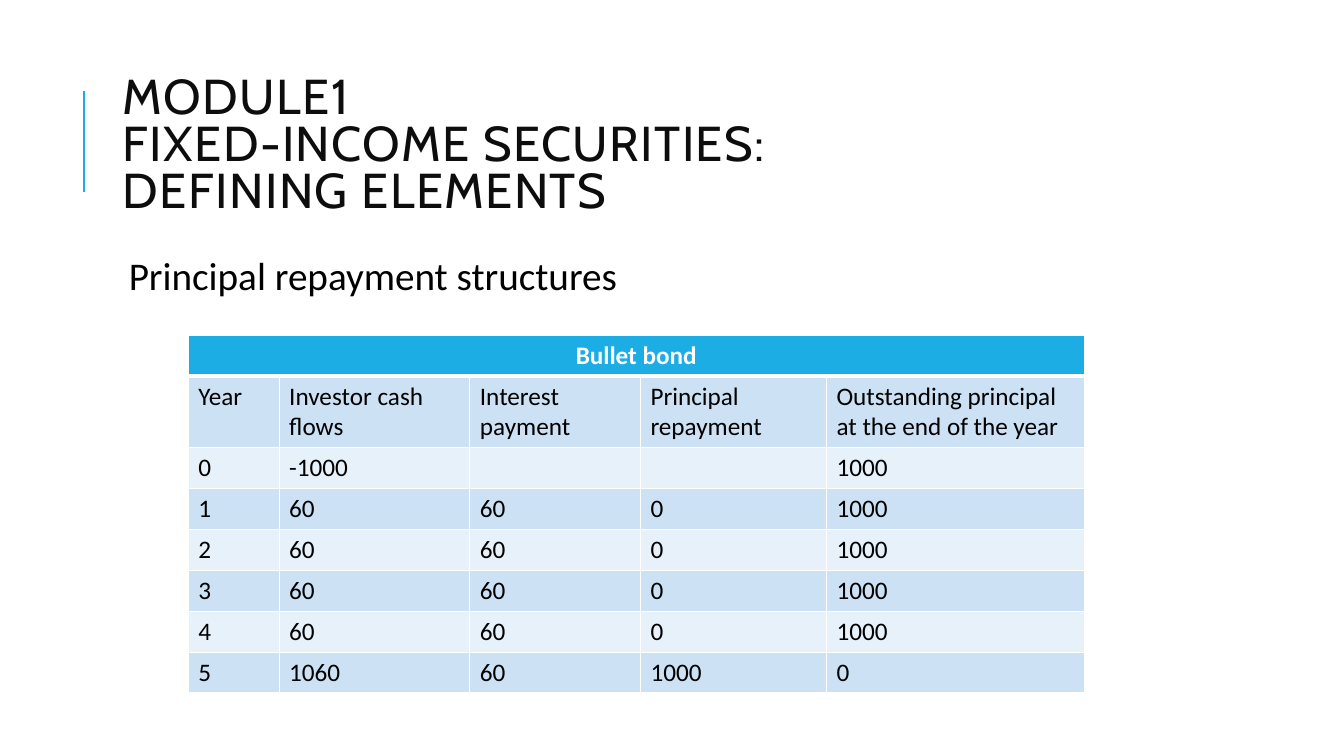
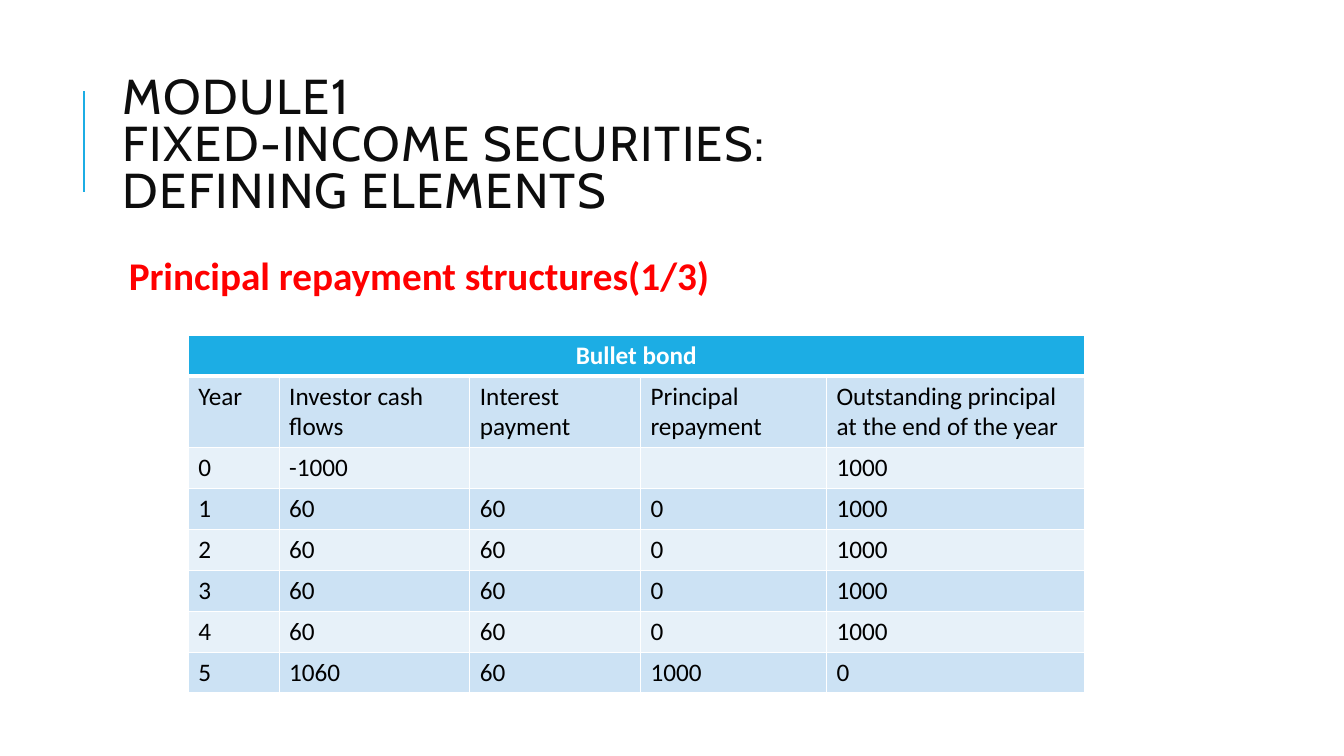
Before and after one commit to Isco0530/data, a slide deck: slide 26 of Fixed Income.pptx. Drawn at 1344x756 pixels with LibreOffice and Linux fonts; fonts in the diff are those of the drawing. Boxes give left, top, right and bottom in pixels: in the first picture for what was removed or moved away, otherwise in the second. Text is boxed around its words. In the diff, an @@ line names an element or a change of style, - is before the commit and + after.

```diff
--- a/Fixed Income.pptx
+++ b/Fixed Income.pptx
@@ text at (129, 261, 709, 296): text changed; text colour #000000 to #FF0000; bold on @@
-  Principal repayment structures
+  Principal repayment structures(1/3)
```
Also in this commit, not shown: 17 other slides changed, 8 slides added.
